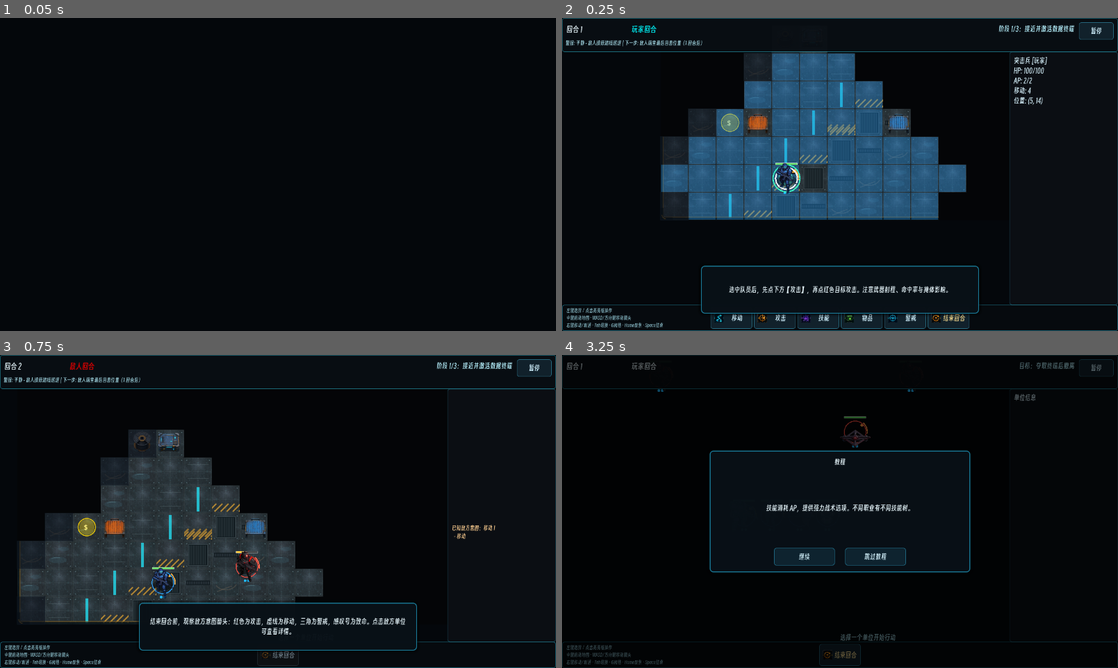
Above: before the commit, frames 1-4 (two rows, left to right).
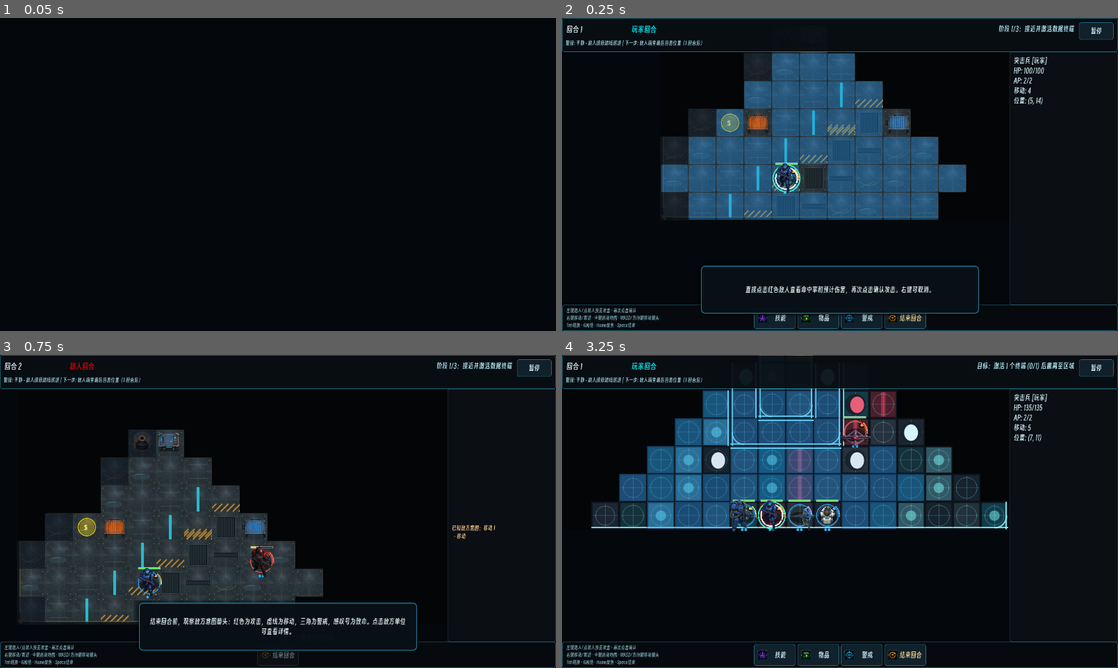
Above: after the commit, the same moments.

Repository: Caser-86/tactical-grid
Game: Godot game, scene res://tests/chapter_one_e2e_test.tscn
Two runs of this game, one before a commit and one after it. Both use one fixed random seed, a clock stepped at 60 frames per second and the inputs below. This scene is started directly instead of the project's main scene.
Inputs (mouse positions are in pixels of both pictures, inside the frame that each line leads up to):
- Up to frame 1 (0.05 s): no input
- Up to frame 2 (0.25 s): no input
- Up to frame 3 (0.75 s): click (211, 655) at 0.5 s, where only the run before the commit has a clickable "攻击"
- Up to frame 4 (3.25 s): click "暂停" at 1.25 s; tap Enter at 2 s; move the mouse to (962, 495) at 2.02 s; hold D 2.03-2.75 s; hold Space (end_turn) 2.03-2.75 s; click (962, 495) at 2.17 s; drag from (728, 527) to (812, 574) at 2.77 s

Frame 1 is identical in both runs. In frame 2, 1.9% of the frame differs, in the area x 0-74%, y 85-100%; in frame 3, 1.2%; in frame 4, 29%, in the area x 0-100%, y 0-100%.

Commit message:
feat(input): simplify battle actions and attack preview

Diff:
--- a/tactical-grid/client/scenes/battle.tscn
+++ b/tactical-grid/client/scenes/battle.tscn
@@ -123,7 +123,7 @@
 offset_bottom = 55.0
 theme_override_colors/font_color = Color(0.55, 0.75, 0.8, 0.9)
 theme_override_font_sizes/font_size = 11
-text = "左键选择 / 点击高亮格操作\n中键拖动地图 · WASD/方向键移动镜头\n右键移动/取消 · Tab切换 · G网络 · Home聚焦 · Space结束"
+text = "左键选人/点敌人预览攻击 · 再次点击确认\n右键移动/取消 · 中键拖动地图 · WASD/方向键移动镜头\nTab切换 · G网络 · Home聚焦 · Space结束"
 autowrap_mode = 2
 vertical_alignment = 1
 
--- a/tactical-grid/client/scripts/game/battle_controller.gd
+++ b/tactical-grid/client/scripts/game/battle_controller.gd
@@ -69,6 +69,11 @@
 var selected_action: String = ""  # "", "move", "attack", "skill", "item", "targeting"
 var reachable_cells: Dictionary = {}
 var attack_targets: Array = []
+## 直接点击敌人时的二次确认目标，避免误触立即结算攻击。
+var attack_preview_target: Unit = null
+var attack_preview_data: Dictionary = {}
+var attack_confirmation_required := false
+var last_player_attack_result: Dictionary = {}
 var path_preview: Array[Vector2i] = []
 # 当前正在选择目标的技能/物品 ID（由 HUD 行动选择面板设置）
 var _pending_action_id: String = ""
@@ -2234,12 +2239,23 @@
 					return
 			_try_move(grid_pos)
 		"attack":
+			var target := _get_unit_at(grid_pos)
+			if attack_confirmation_required:
+				if target and target.team != "player" and target == attack_preview_target:
+					_try_attack(grid_pos)
+				elif target and target.team != "player" and target in attack_targets:
+					_show_attack_preview(target)
+				else:
+					hud.set_context_prompt("请点击红色目标确认攻击，右键取消")
+				return
 			_try_attack(grid_pos)
 		"":
 			# 选择单位
 			var unit = _get_unit_at(grid_pos)
-			if unit and unit.is_alive:
+			if unit and unit.is_alive and unit.team == "player":
 				_select_unit(unit)
+			elif unit and unit.is_alive and unit.team != "player" and selected_unit and selected_unit.team == "player":
+				_begin_direct_attack_preview(unit)
 			else:
 				_deselect_unit()
 
@@ -2274,6 +2290,10 @@
 		_update_unit_sprite_selection(selected_unit, false)
 	selected_unit = null
 	selected_action = ""
+	attack_preview_target = null
+	attack_preview_data.clear()
+	attack_confirmation_required = false
+	last_player_attack_result.clear()
 	_pending_action_id = ""
 	_pending_action_kind = ""
 	reachable_cells.clear()
@@ -2309,6 +2329,9 @@
 		return
 	if selected_action != "":
 		selected_action = ""
+		attack_preview_target = null
+		attack_preview_data.clear()
+		attack_confirmation_required = false
 		_pending_action_id = ""
 		_pending_action_kind = ""
 		_clear_layer(attack_highlight)
@@ -2446,6 +2469,35 @@
 				attack_targets.append(tpos)  # 混合类型：Unit 和 Vector2i
 				_highlight_cell(attack_highlight, tpos, _highlight_color("target", COLOR_TARGET))
 
+## 直接点击敌人后进入可读的二次确认预览，不执行攻击。
+func _begin_direct_attack_preview(target: Unit) -> void:
+	if not selected_unit or selected_unit.team != "player":
+		return
+	on_attack_button()
+	attack_confirmation_required = true
+	if target in attack_targets:
+		_show_attack_preview(target)
+	else:
+		hud.set_context_prompt("无法攻击 %s：超出射程或没有视线" % target.unit_name)
+
+## 查询当前目标的真实攻击结果参数，并把关键数字放到上下文提示中。
+func _show_attack_preview(target: Unit) -> void:
+	if not selected_unit or not target or not target.is_alive:
+		return
+	var preview := action_system.query_action({"action": &"attack", "unit": selected_unit, "target": target})
+	if not bool(preview.get("valid", false)):
+		hud.set_context_prompt("无法攻击 %s" % target.unit_name)
+		return
+	attack_preview_target = target
+	attack_preview_data = preview.duplicate(true)
+	var hit_percent := int(roundf(float(preview.get("hit_chance", 0.0)) * 100.0))
+	var expected_damage := int(preview.get("damage", 0))
+	hud.set_context_prompt(
+		"再次点击确认攻击 %s：命中 %d%% · 预计伤害 %d · 目标 HP %d/%d · 右键取消" % [
+			target.unit_name, hit_percent, expected_damage, target.current_hp, target.max_hp
+		]
+	)
+
 ## 检查单位的可达格中是否有与目标格相邻的
 func _is_adjacent_reachable(unit: Unit, target_pos: Vector2i) -> bool:
 	for dx in [-1, 0, 1]:
@@ -2532,7 +2584,10 @@
 		_log("目标不在攻击范围")
 		return
 
+	var target_hp_before: int = int(target.current_hp)
 	var attack_ok = _do_player_attack(selected_unit, target)
+	attack_preview_target = null
+	attack_preview_data.clear()
 	# 刷新攻击范围显示
 	if selected_unit and selected_unit.current_ap > 0:
 		_show_attack_range(selected_unit)
@@ -2542,6 +2597,16 @@
 	hud.update_unit_info(selected_unit)
 	if attack_ok:
 		_advance_context_hint("attack")
+		if attack_confirmation_required and selected_action == "attack":
+			var result := last_player_attack_result
+			var hit := bool(result.get("hit", false))
+			var damage_dealt := maxi(0, target_hp_before - target.current_hp)
+			if hit:
+				hud.set_context_prompt("命中 %s：%d 伤害 · 目标 HP %d/%d · 点击其他红色目标预览" % [
+					target.unit_name, damage_dealt, target.current_hp, target.max_hp
+				])
+			else:
+				hud.set_context_prompt("攻击 %s：未命中 · 点击其他红色目标预览" % target.unit_name)
 
 ## 攻击可破坏目标实体（消耗 AP，造成武器伤害）
 func _attack_destructible(attacker: Unit, target_pos: Vector2i) -> void:
@@ -2665,12 +2730,14 @@
 ## CODE-CH1-010: 玩家攻击通过统一动作契约提交（query→commit）
 ## 敌人 AI 和警戒射击触发仍使用 _do_attack 的直接 execute_attack 路径
 func _do_player_attack(attacker: Unit, target: Unit) -> bool:
+	last_player_attack_result.clear()
 	var preview = action_system.query_action({"action": &"attack", "unit": attacker, "target": target})
 	if not bool(preview.get("valid", false)):
 		_log("攻击失败：%s" % preview.get("reason", "unknown"))
 		return false
 	var result = action_system.commit_action(preview)
 	if result.get("success", false):
+		last_player_attack_result = result.get("result", {}).duplicate(true)
 		AudioManager.sfx_attack(AudioManager.get_weapon_sfx_profile(attacker.weapon_special))
 		_play_unit_state(attacker, &"attack", Vector2(target.grid_pos - attacker.grid_pos))
 		_spawn_effect("muzzle", attacker.grid_pos)
@@ -2814,6 +2881,9 @@
 func on_attack_button() -> void:
 	if selected_unit and selected_unit.team == "player" and selected_unit.current_ap > 0:
 		selected_action = "attack"
+		attack_preview_target = null
+		attack_preview_data.clear()
+		attack_confirmation_required = false
 		hud.set_context_state(HUD.ContextState.ATTACK_PREVIEW)
 		_clear_layer(move_highlight)
 		_clear_layer(path_preview_layer)
--- a/tactical-grid/client/scripts/ui/hud.gd
+++ b/tactical-grid/client/scripts/ui/hud.gd
@@ -216,8 +216,9 @@
 
 func set_action_buttons_visible(visible: bool) -> void:
 	# 始终显示结束回合，其他按钮根据选择状态
-	move_button.visible = visible
-	attack_button.visible = visible
+	# 默认交互直接点击地图；保留移动/攻击回调，但不占用主动作栏。
+	move_button.visible = false
+	attack_button.visible = false
 	skill_button.visible = visible
 	item_button.visible = visible
 	overwatch_button.visible = visible
@@ -238,15 +239,24 @@
 		ContextState.MOVE_PREVIEW:
 			if _context_prompt:
 				_context_prompt.visible = true
-				_context_prompt.text = "点击蓝色高亮格移动，右键取消"
+				_context_prompt.text = "左键点击蓝色高亮格移动，右键取消"
 		ContextState.ATTACK_PREVIEW:
 			if _context_prompt:
 				_context_prompt.visible = true
-				_context_prompt.text = "点击红色高亮格攻击，右键取消"
+				_context_prompt.text = "点击敌人查看攻击结果，再次点击确认，右键取消"
 		ContextState.FACILITY_PREVIEW:
 			if _context_prompt:
 				_context_prompt.visible = true
 				_context_prompt.text = "点击设施节点交互，右键取消"
+
+## 设置一次性的上下文提示，例如攻击预览或结算结果。
+func set_context_prompt(text: String) -> void:
+	if _context_prompt:
+		_context_prompt.text = text
+		_context_prompt.visible = true
+
+func get_context_prompt_text() -> String:
+	return _context_prompt.text if _context_prompt else ""
 
 ## 在窗口尺寸变化时更新 HUD 安全区域，避免裁切或大面积空白
 func apply_viewport_layout(viewport_size: Vector2i) -> void:
--- a/tactical-grid/client/scripts/ui/tutorial_hint.gd
+++ b/tactical-grid/client/scripts/ui/tutorial_hint.gd
@@ -10,8 +10,8 @@
 ## CH1-080: M1 只教学选择/移动/攻击/观察/接管/结束回合六项，其余 flag 供 M2-M6 复用
 const HINT_COPY := {
 	"teach_selection": "左键点击队员选中。右键点击队员直接显示移动范围；Tab 可在多名队员间快速切换。",
-	"teach_movement": "右键点击队员或下方【移动】，再点蓝色高亮格移动。每回合的移动会消耗移动点数。",
-	"teach_attack": "选中队员后，先点下方【攻击】，再点红色目标攻击。注意武器射程、命中率与掩体影响。",
+	"teach_movement": "右键点击队员直接显示移动范围，再点蓝色高亮格移动。每回合的移动会消耗移动点数。",
+	"teach_attack": "直接点击红色敌人查看命中率和预计伤害，再次点击确认攻击。右键可取消。",
 	"teach_observe": "结束回合前，观察敌方意图箭头：红色为攻击，虚线为移动，三角为警戒，感叹号为致命。点击敌方单位可查看详情。",
 	"teach_network_takeover": "按 G 查看网络层。选中队员后点【接管】消耗 1AP：相机揭示区域，门改变路线，炮塔翻转阵营。",
 	"teach_end_turn": "完成本回合操作后，按 Space 结束回合，敌人开始行动。",
--- a/tactical-grid/client/tests/battle_hud_contract_test.gd
+++ b/tactical-grid/client/tests/battle_hud_contract_test.gd
@@ -153,8 +153,12 @@
 		tutorial.free()
 		_battle._active_tutorial_hint = null
 		_battle._pending_tutorial_flags.clear()
-	_check(TutorialHintScript.get_hint_copy("teach_movement").contains("下方【移动】"), "移动教程说明动作栏与高亮目标格")
-	_check(TutorialHintScript.get_hint_copy("teach_attack").contains("下方【攻击】"), "攻击教程说明动作栏与红色目标")
+	_check(TutorialHintScript.get_hint_copy("teach_movement").contains("右键点击队员") and
+		TutorialHintScript.get_hint_copy("teach_movement").contains("蓝色高亮格"),
+		"移动教程说明右键快捷移动与高亮目标格")
+	_check(TutorialHintScript.get_hint_copy("teach_attack").contains("直接点击红色敌人") and
+		TutorialHintScript.get_hint_copy("teach_attack").contains("预计伤害"),
+		"攻击教程说明直接点击敌人并查看预计伤害")
 
 	# 正式地图必须渲染环境组件，而不是退回纯色程序格。
 	var map_layer = _battle.get_node_or_null("MapLayer")
@@ -268,9 +272,9 @@
 	_battle.selected_unit = player_unit
 	hud.update_unit_info(player_unit)
 
-	# 验证五个行动按钮可见
-	_check(move_btn.visible, "选中玩家单位后 MoveButton 可见")
-	_check(attack_btn.visible, "选中玩家单位后 AttackButton 可见")
+	# 简化操作：移动/攻击由地图直接点击，动作栏只保留技能类操作。
+	_check(not move_btn.visible, "选中玩家单位后 MoveButton 仍隐藏")
+	_check(not attack_btn.visible, "选中玩家单位后 AttackButton 仍隐藏")
 	_check(skill_btn.visible, "选中玩家单位后 SkillButton 可见")
 	_check(item_btn.visible, "选中玩家单位后 ItemButton 可见")
 	_check(overwatch_btn.visible, "选中玩家单位后 OverwatchButton 可见")
--- a/tactical-grid/client/tests/chapter_one_e2e_test.gd
+++ b/tactical-grid/client/tests/chapter_one_e2e_test.gd
@@ -643,7 +643,8 @@
 	_check(battle.turn_manager.current_phase == TurnManager.TurnPhase.PLAYER_ACTION, "CH1-030: 战斗在玩家行动阶段")
 	_check(battle.turn_manager.turn_number == 1, "CH1-030: 第 1 回合")
 	_check(battle.selected_unit != null and battle.selected_unit.team == "player", "CH1-030: 玩家回合自动选中可行动队员")
-	_check(battle.hud.attack_button.visible, "CH1-030: 玩家回合动作条显示攻击按钮")
+	_check(not battle.hud.attack_button.visible and battle.hud.skill_button.visible,
+		"CH1-030: 简化动作条隐藏移动/攻击并保留技能操作")
 	_check(battle._active_context_flag == "teach_selection", "CH1-030: 上下文教程显示选择提示")
 
 	var prev_time_scale := Engine.time_scale
@@ -714,7 +715,7 @@
 	_inject_key(KEY_G)
 	_check(not battle.hud.is_network_overlay_visible(), "CH1-030: 再次 G 键隐藏网络覆盖层")
 
-	# 5. 真实鼠标事件：攻击敌人（敌人生命变化）
+	# 5. 真实鼠标事件：直接点击敌人先预览，再次点击确认攻击
 	# 设置可靠攻击条件：敌人相邻、命中必中
 	var enemy: Unit = battle.enemy_units[0]
 	enemy.grid_pos = player_unit.grid_pos + Vector2i(1, 0)
@@ -723,18 +724,22 @@
 	player_unit.base_hit = 100
 	enemy.dodge = 0.0
 	battle._select_unit(player_unit)
-	await _click_control(battle.hud.attack_button)
-	await get_tree().process_frame
-	_check(battle.selected_action == "attack", "CH1-030: 攻击按钮进入攻击模式")
-	_check(battle.attack_highlight.get_child_count() > 0, "CH1-030: 点击攻击后显示攻击范围高亮")
-	_check(battle.attack_targets.size() > 0, "CH1-030: 攻击范围内有敌人目标")
+	var enemy_hp_before_preview := enemy.current_hp
+	_move_mouse_to_grid(battle, enemy.grid_pos)
+	_click_left_button()
+	await get_tree().process_frame
+	_check(battle.selected_action == "attack", "CH1-030: 直接点击敌人进入攻击预览")
+	_check(battle.hud._context_prompt.text.contains(enemy.unit_name), "CH1-030: 攻击预览锁定点击的敌人")
+	_check(battle.attack_highlight.get_child_count() > 0, "CH1-030: 直接点击敌人显示攻击范围高亮")
+	_check(enemy.current_hp == enemy_hp_before_preview, "CH1-030: 攻击预览不会立即扣除生命")
+	_check(battle.hud._context_prompt.text.contains("命中") and
+		battle.hud._context_prompt.text.contains("预计伤害"),
+		"CH1-030: 攻击预览显示命中率和预计伤害")
 	if battle.attack_targets.size() > 0:
-		var enemy_hp_before := enemy.current_hp
-		_move_mouse_to_grid(battle, enemy.grid_pos)
 		_click_left_button()
 		await get_tree().process_frame
 		await get_tree().process_frame
-		_check(enemy.current_hp < enemy_hp_before, "CH1-030: 攻击后敌人生命减少")
+		_check(enemy.current_hp < enemy_hp_before_preview, "CH1-030: 二次点击确认后敌人生命减少")
 
 	# 6. 真实键盘事件：Esc 在有目标模式时取消动作（不暂停）
 	# 攻击后 selected_action 仍为 "attack"（AP > 0）
@@ -764,7 +769,8 @@
 	_check(battle.turn_manager.current_phase == TurnManager.TurnPhase.PLAYER_ACTION, "CH1-030: 鼠标点击结束回合后回到玩家阶段")
 	_check(battle.turn_manager.turn_number == 2, "CH1-030: 鼠标点击结束回合进入第 2 回合")
 	_check(battle.selected_unit != null and battle.selected_unit.team == "player", "CH1-030: 敌人行动后自动恢复玩家单位选择")
-	_check(battle.hud.attack_button.visible, "CH1-030: 敌人行动后动作条恢复显示")
+	_check(not battle.hud.attack_button.visible and battle.hud.skill_button.visible,
+		"CH1-030: 敌人行动后简化动作条恢复显示")
 
 	# 9. 真实中键拖拽：相机位置应随拖拽改变，而不是被输入层吞掉。
 	var drag_result := await _drag_camera(battle)
Not shown, changed: README.md
Not shown, changed: docs/PROJECT_TAKEOVER_ROADMAP.md
Not shown, changed: tactical-grid/PROJECT_STATUS.md
